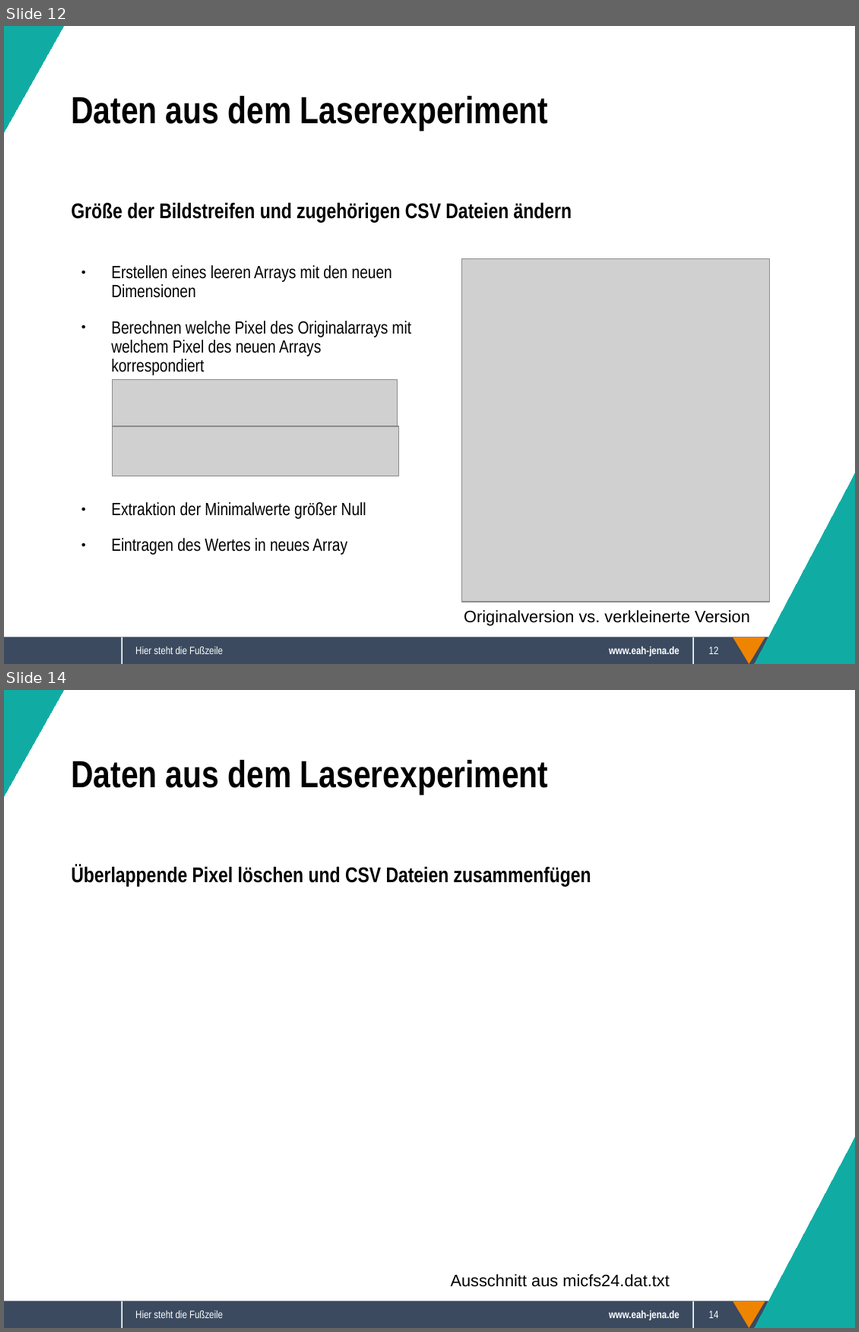
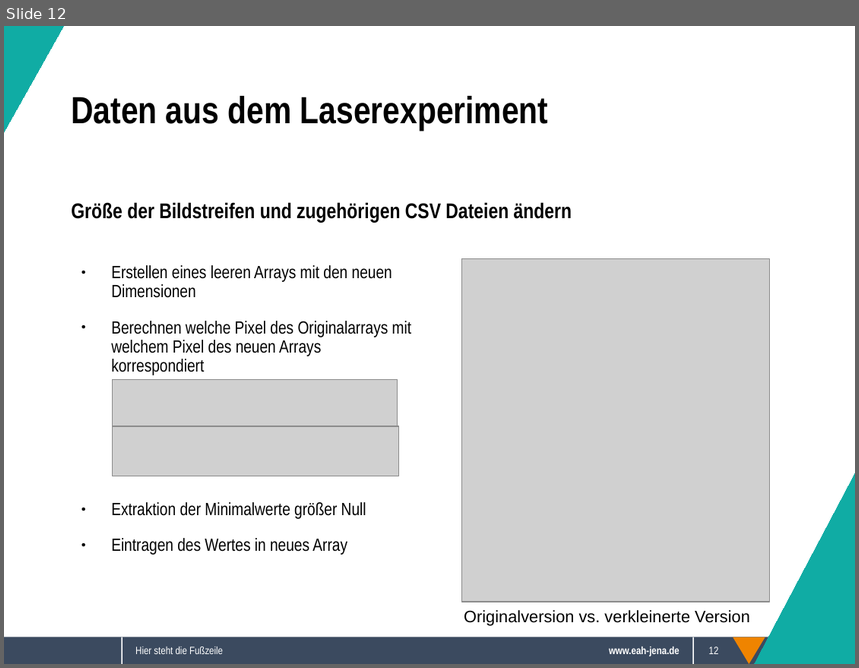
Before and after one commit to Sappy5053/Komplexpraktikum, a slide deck: Präsentation.odp. Shown one above the other, each under a label of ours: slides 12 and 14 before the commit, slide 12 after it; the slides between them are not shown. The pictures are 859x1332 and 859x668 pixels, drawn with LibreOffice and Linux fonts; fonts in the diff are those of the drawing; grey boxes stand for pictures; background and template pictures are left out. Boxes give left, top, right and bottom in pixels: in the first picture for what was removed or moved away, otherwise in the second. Text is boxed around its words. In the diff, an @@ line names an element or a change of style, - is before the commit and + after.

```diff
--- a/Präsentation.odp
+++ b/Präsentation.odp
@@ slide 14 removed at box(4, 690, 855, 1328), background #FFFFFF; not listed: 5 template elements that a slide beside it also shows @@
@@ right triangle removed at box(4, 690, 63, 796) @@
@@ text removed at box(71, 760, 549, 795) @@
-Daten aus dem Laserexperiment
@@ text removed at box(71, 865, 591, 886) @@
-Überlappende Pixel löschen und CSV Dateien zusammenfügen
@@ right triangle removed at box(755, 1138, 855, 1328) @@
@@ text removed at box(451, 1274, 670, 1287) @@
-Ausschnitt aus micfs24.dat.txt
@@ text removed at box(135, 1311, 223, 1319) @@
-Hier steht die Fußzeile
@@ page number removed at box(709, 1311, 719, 1319) @@
-14
```
Also in this commit, not shown: 4 slides changed, 2 slides added, 1 other slide removed.
